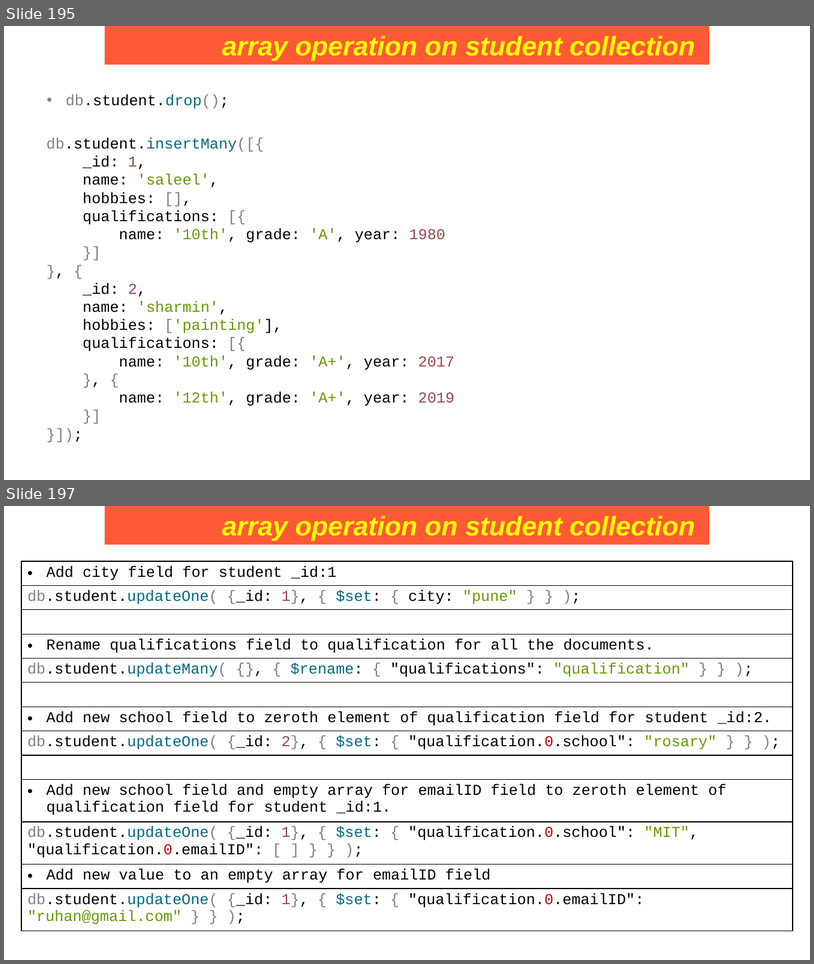
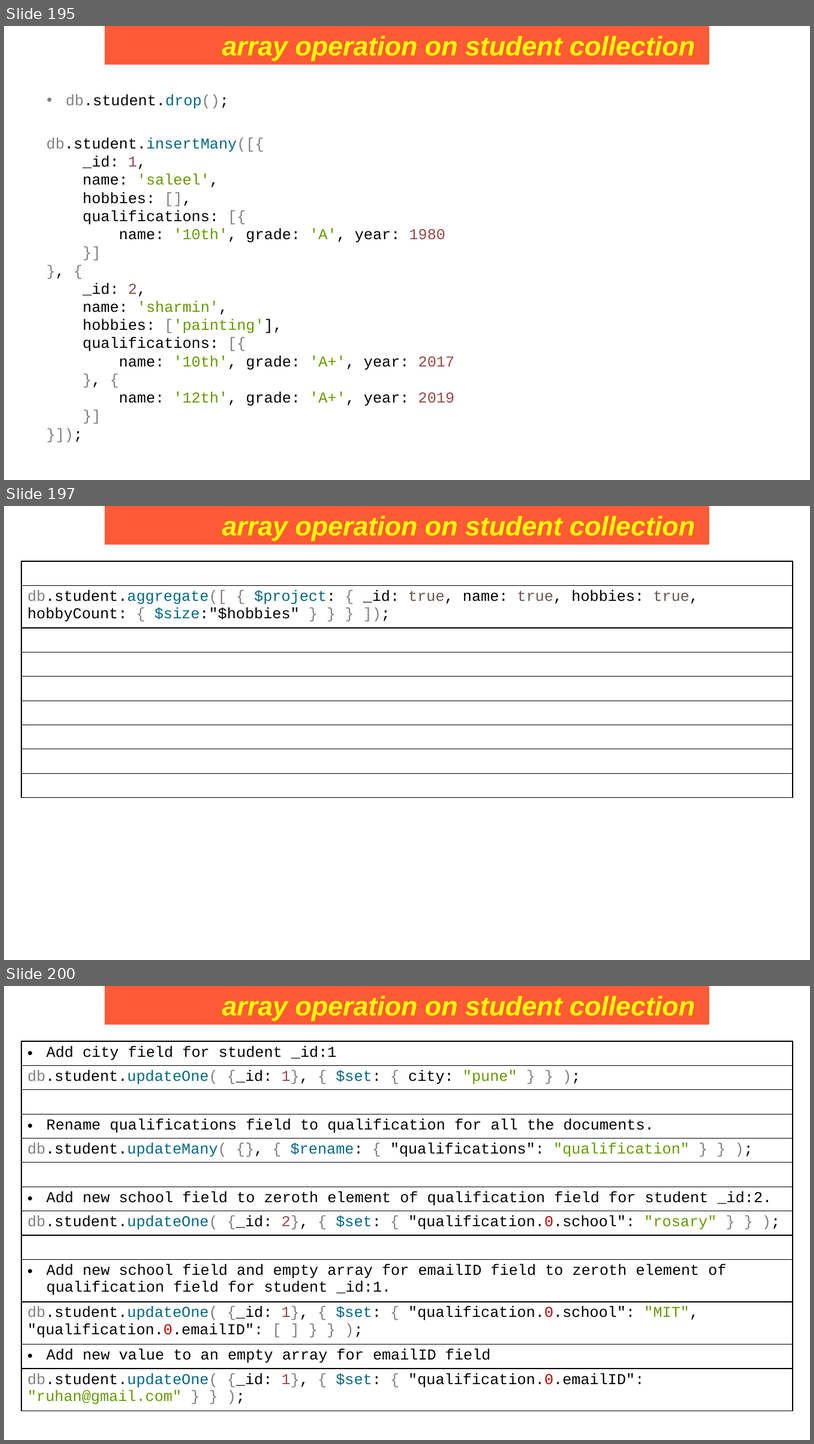
Before and after one commit to Saleel-Bagde/PPT-s, a slide deck: MongoDB PPT.pptx. Shown one above the other, each under a label of ours: slides 195 and 197 before the commit, slides 195, 197 and 200 after it; the slides between them are not shown. The pictures are 814x964 and 814x1444 pixels, drawn with LibreOffice and Linux fonts; fonts in the diff are those of the drawing. Boxes give left, top, right and bottom in pixels: in the first picture for what was removed or moved away, otherwise in the second. Text is boxed around its words. In the diff, an @@ line names an element or a change of style, - is before the commit and + after.

```diff
--- a/MongoDB PPT.pptx
+++ b/MongoDB PPT.pptx
@@ slide 197 added at (x1=4, y1=506, x2=810, y2=960), background #FFFFFF @@
@@ rectangle added at (x1=105, y1=506, x2=710, y2=545), fill #FF5A36, 32 pt, text #FFFF00, bold, italic @@
+array operation on student collection
@@ table added at (x1=21, y1=561, x2=794, y2=797), 9 rows, 1 columns @@
+
+db.student.aggregate([ { $project: { _id: true, name: true, hobbies: true, hobbyCount: { $size:"$hobbies" } } } ]);
+
+
+
+
+
+
+
@@ what was slide 197 is now slide 200 @@
```
Also in this commit, not shown: 1 slide changed, 2 other slides added.
